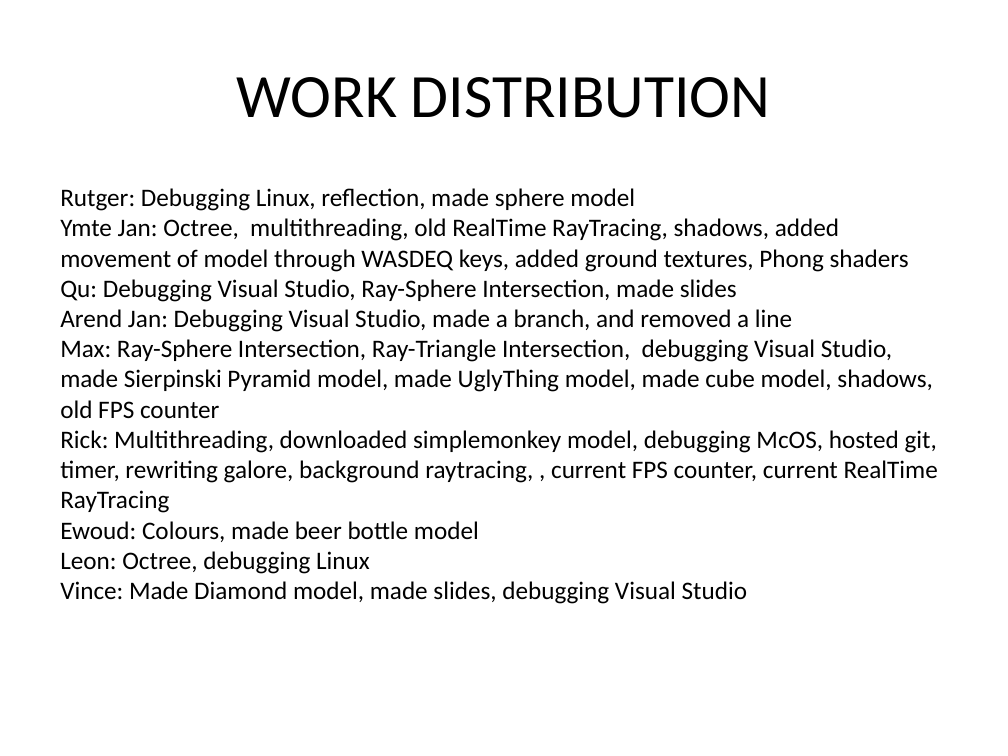
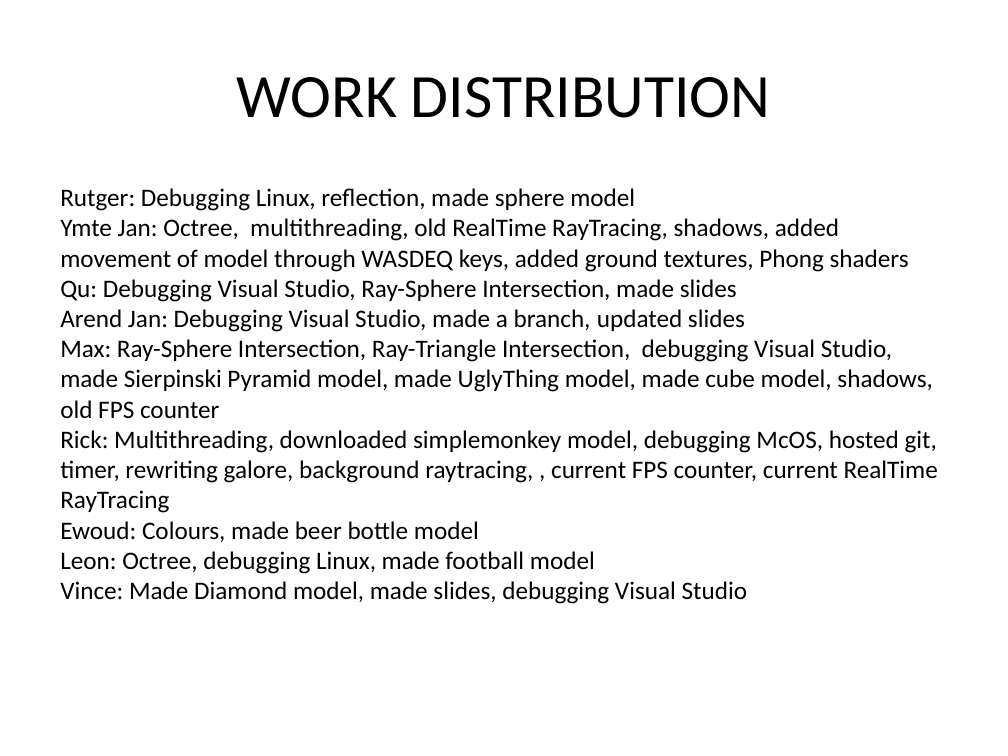
Before and after one commit to wolph/computer_graphics, a slide deck: slide 3 of Presentation.pptx. Drawn at 1008x756 pixels with LibreOffice and Linux fonts; fonts in the diff are those of the drawing; background and template pictures are left out. Boxes give left, top, right and bottom in pixels: in the first picture for what was removed or moved away, otherwise in the second. Text is boxed around its words. In the diff, an @@ line names an element or a change of style, - is before the commit and + after.

Commit message:
Presentation updated for windhoos

```diff
--- a/Presentation.pptx
+++ b/Presentation.pptx
@@ text at (60, 309, 745, 332): text changed @@
-Arend Jan: Debugging Visual Studio, made a branch, and removed a line
+Arend Jan: Debugging Visual Studio, made a branch, updated slides
@@ text at (60, 551, 595, 574): text changed @@
-Leon: Octree, debugging Linux
+Leon: Octree, debugging Linux, made football model
```
